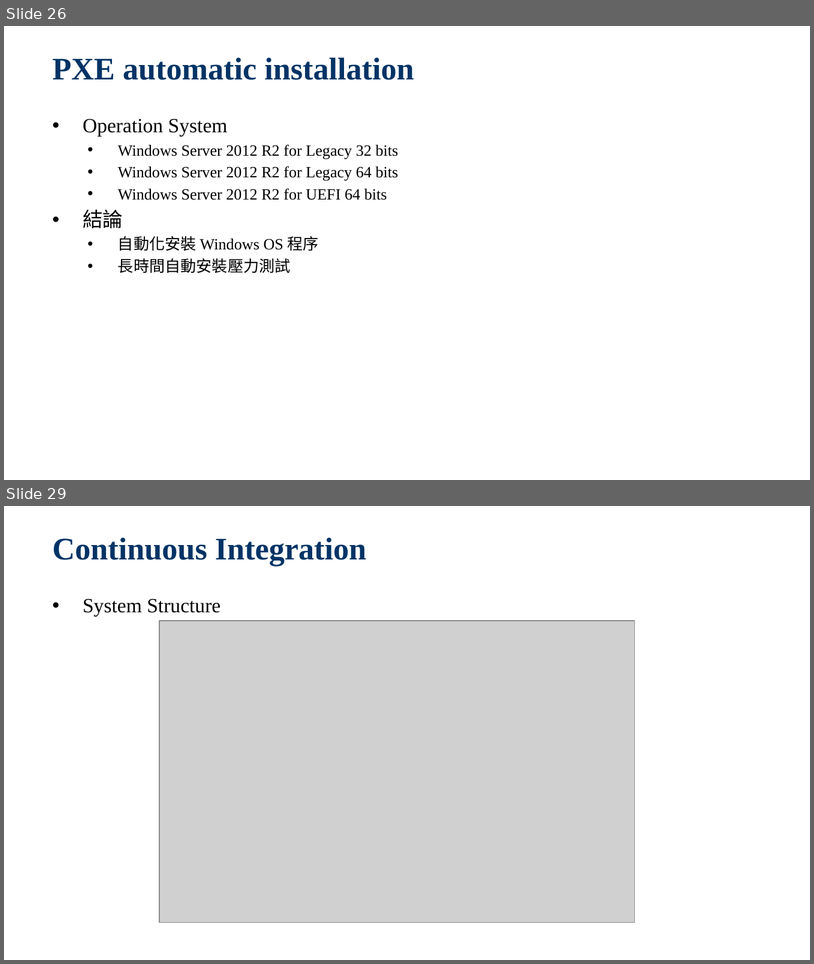
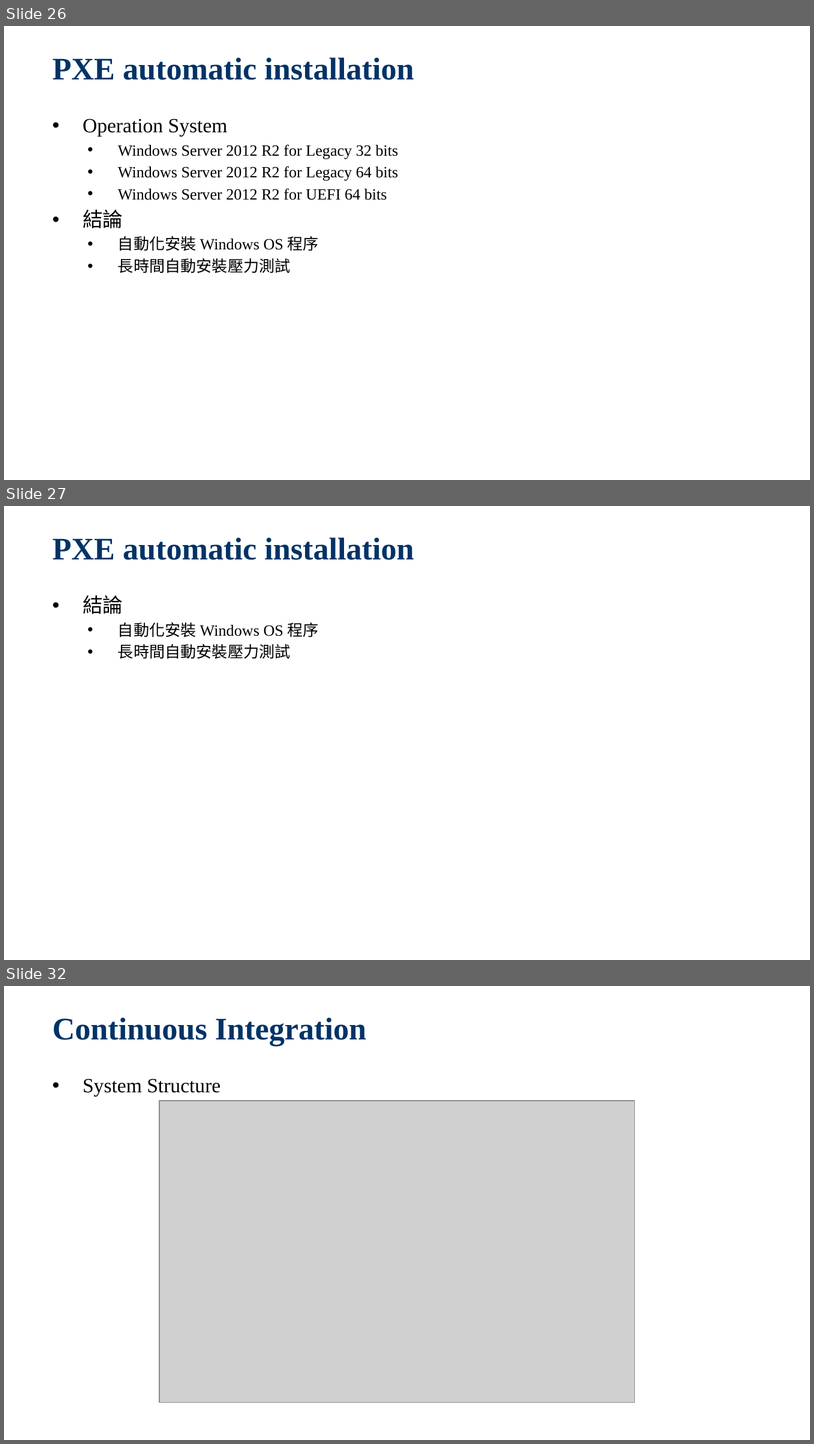
Before and after one commit to jackiejay888/automation, a slide deck: kpi/Test Automation_Demo.pptx. Shown one above the other, each under a label of ours: slides 26 and 29 before the commit, slides 26, 27 and 32 after it; the slides between them are not shown. The pictures are 814x964 and 814x1444 pixels, drawn with LibreOffice and Linux fonts; fonts in the diff are those of the drawing; grey boxes stand for pictures; background and template pictures are left out. Boxes give left, top, right and bottom in pixels: in the first picture for what was removed or moved away, otherwise in the second. Text is boxed around its words. In the diff, an @@ line names an element or a change of style, - is before the commit and + after.

```diff
--- a/kpi/Test Automation_Demo.pptx
+++ b/kpi/Test Automation_Demo.pptx
@@ slide 27 added at bbox=[4, 506, 810, 960], background picture (left out) @@
@@ title added at bbox=[53, 537, 414, 560], 28 pt, text #003366, bold @@
+PXE automatic installation
@@ text added at bbox=[83, 595, 319, 658], 14 pt, text #000000 @@
+  • 結論
+    • 自動化安裝 Windows OS 程序
+    • 長時間自動安裝壓力測試
@@ what was slide 29 is now slide 32 @@
```
Also in this commit, not shown: 8 slides changed, 2 other slides added, 2 other files.
